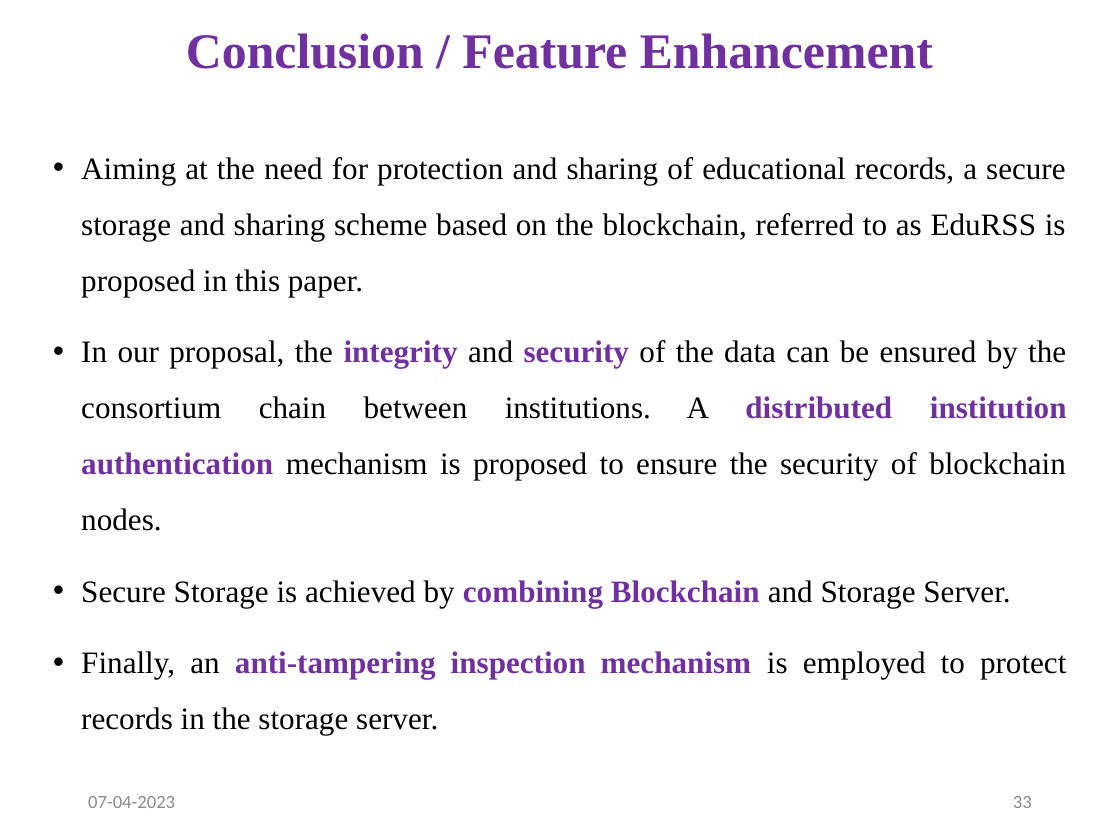
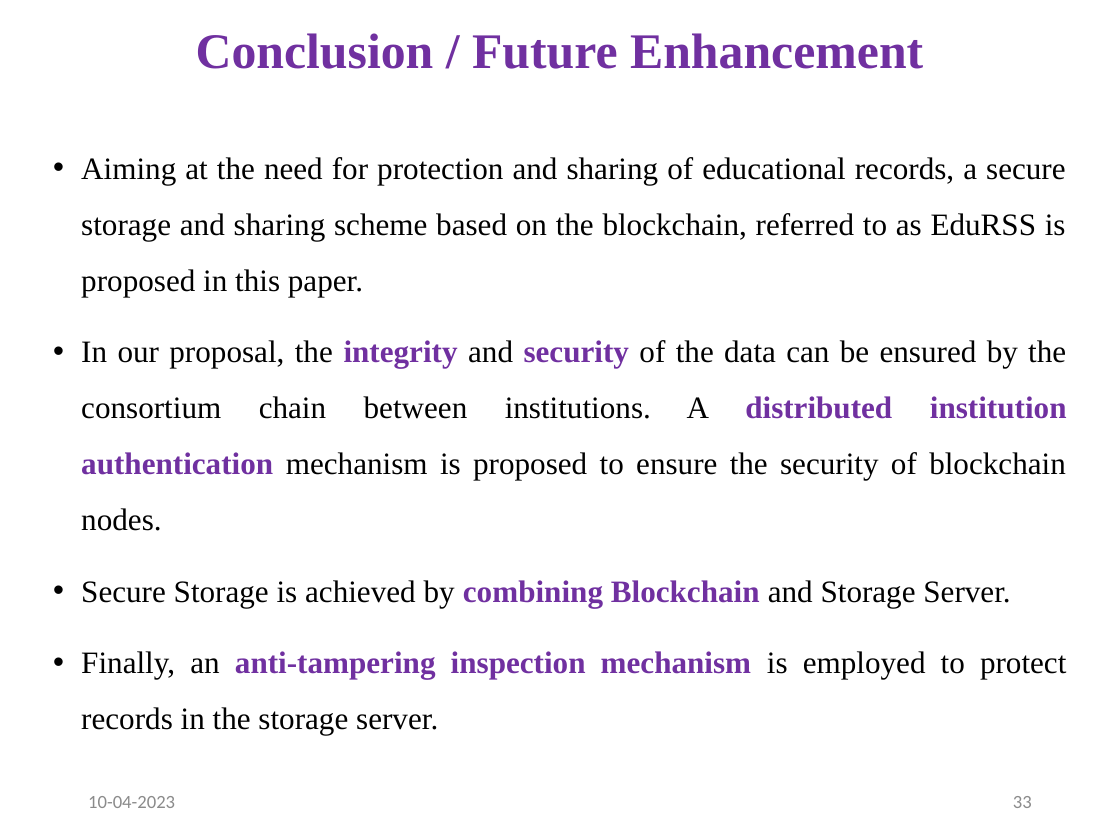
Before and after one commit to ValarmathyV/A-Blockchain-Based-Credible-and-Secure-Education-data-Management-using-PBFT-Algorithm, a slide deck: slide 33 of FINAL PPT FOR PRESENTATION.pptx. Drawn at 1120x840 pixels with LibreOffice and Linux fonts; fonts in the diff are those of the drawing. Boxes give left, top, right and bottom in pixels: in the first picture for what was removed or moved away, otherwise in the second. Text is boxed around its words. In the diff, an @@ line names an element or a change of style, - is before the commit and + after.

```diff
--- a/FINAL PPT FOR PRESENTATION.pptx
+++ b/FINAL PPT FOR PRESENTATION.pptx
@@ title at (196, 33, 923, 69): text changed @@
-Conclusion / Feature Enhancement
+Conclusion / Future Enhancement
@@ text at (88, 796, 175, 808): text changed @@
-07-04-2023
+10-04-2023
```
Also in this commit, not shown: 34 other slides changed.
